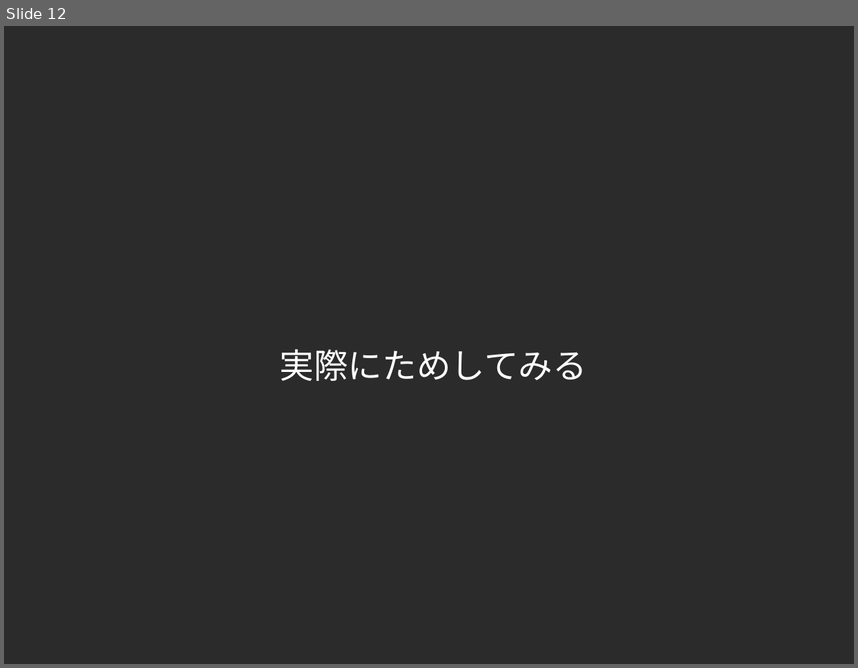
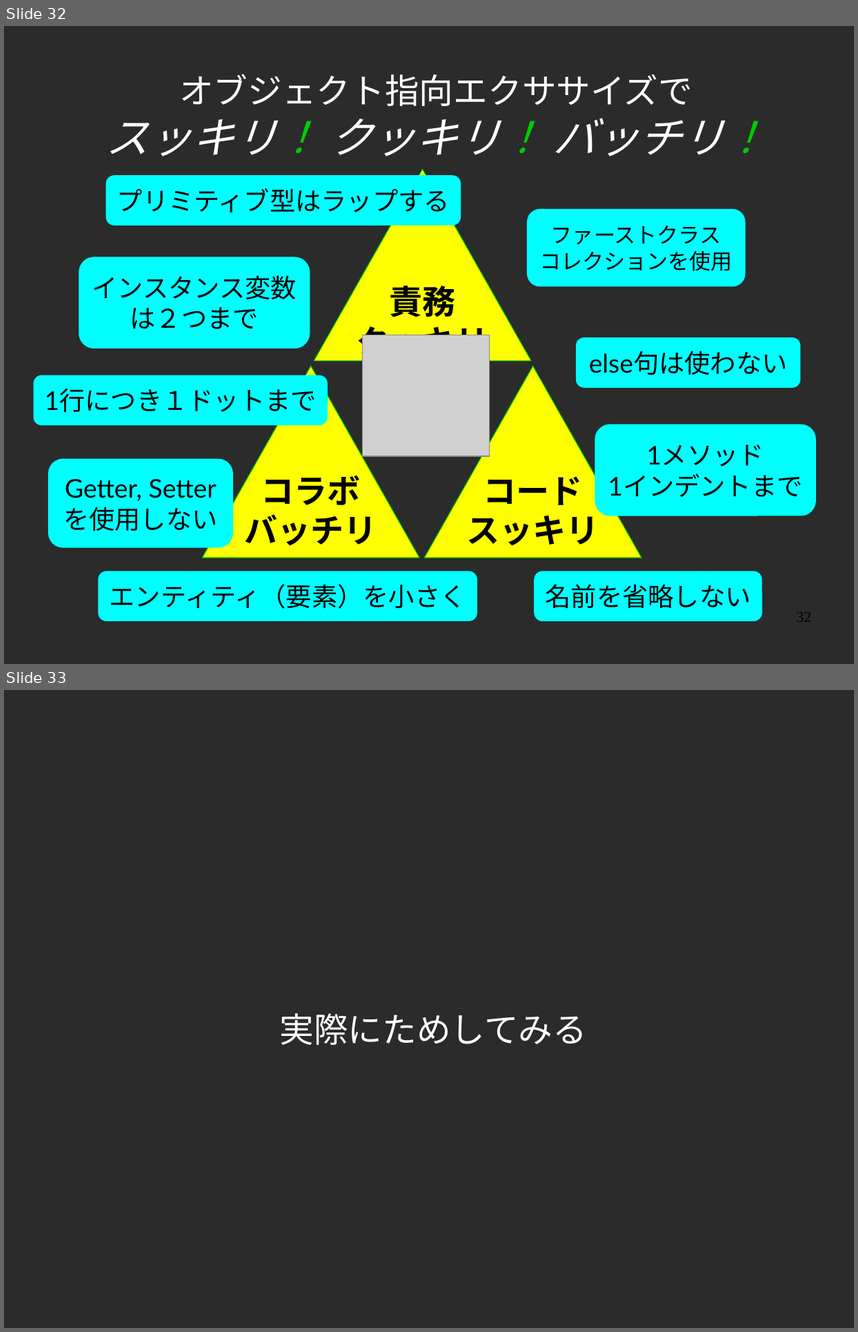
Before and after one commit to yojik/yojik-lib, a slide deck: 2009devsumi/oo_exercise/doc/devsum.odp. Shown one above the other, each under a label of ours: slide 12 before the commit, slides 32 and 33 after it. The pictures are 858x668 and 858x1332 pixels, drawn with LibreOffice and Linux fonts; fonts in the diff are those of the drawing; grey boxes stand for pictures; background and template pictures are left out; a plain dark background stands for a picture behind light text. Boxes give left, top, right and bottom in pixels: in the first picture for what was removed or moved away, otherwise in the second. Text is boxed around its words. In the diff, an @@ line names an element or a change of style, - is before the commit and + after.

Commit message:
一旦コミット

```diff
--- a/2009devsumi/oo_exercise/doc/devsum.odp
+++ b/2009devsumi/oo_exercise/doc/devsum.odp
@@ slide 32 added at (4,26,854,664), background picture (left out) @@
@@ title added at (105,74,766,156), 32 pt, text #FFFFFF @@
+オブジェクト指向エクササイズで
+スッキリ！ クッキリ！ バッチリ！
@@ triangle added at (314,170,532,361), fill #FFFF00, outline #00CC00 0.74 pt, 31 pt, text #000000, bold @@
+責務
+クッキリ
@@ rounded rectangle added at (106,175,461,225), fill #00FFFF, 24 pt, text #000000 @@
+プリミティブ型はラップする
@@ rounded rectangle added at (527,209,745,287), fill #00FFFF, 20 pt, text #000000 @@
+ファーストクラス
+コレクションを使用
@@ rounded rectangle added at (79,256,310,348), fill #00FFFF, 24 pt, text #000000 @@
+インスタンス変数
+は２つまで
@@ picture added at (363,334,490,456) @@
@@ rounded rectangle added at (577,338,801,388), fill #00FFFF, 24 pt, text #000000 @@
+else句は使わない
@@ rounded rectangle added at (33,374,328,425), fill #00FFFF, 24 pt, text #000000 @@
+1行につき１ドットまで
@@ triangle added at (202,366,420,557), fill #FFFF00, outline #00CC00 0.74 pt, 31 pt, text #000000, bold @@
+コラボ
+バッチリ
@@ triangle added at (424,366,642,557), fill #FFFF00, outline #00CC00 0.74 pt, 31 pt, text #000000, bold @@
+コード
+スッキリ
@@ rounded rectangle added at (595,424,816,516), fill #00FFFF, 24 pt, text #000000 @@
+1メソッド
+1インデントまで
@@ rounded rectangle added at (48,459,233,548), fill #00FFFF, 24 pt, text #000000 @@
+Getter, Setter
+を使用しない
@@ rounded rectangle added at (98,570,477,621), fill #00FFFF, 24 pt, text #000000 @@
+エンティティ（要素）を小さく
@@ rounded rectangle added at (534,570,762,621), fill #00FFFF, 24 pt, text #000000 @@
+名前を省略しない
@@ page number added at (796,612,811,621), 14 pt, text #000000 @@
+32
@@ what was slide 12 is now slide 33 @@
```
Also in this commit, not shown: 7 slides changed, 20 other slides added.
